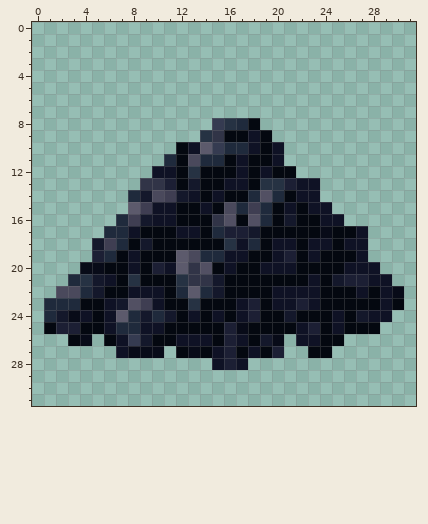
One commit to this pixel-art sprite: assets/game/Objects/coal_pile.png. Above: the version before the commit.
The file is 32x32 pixels.
Now the later version:
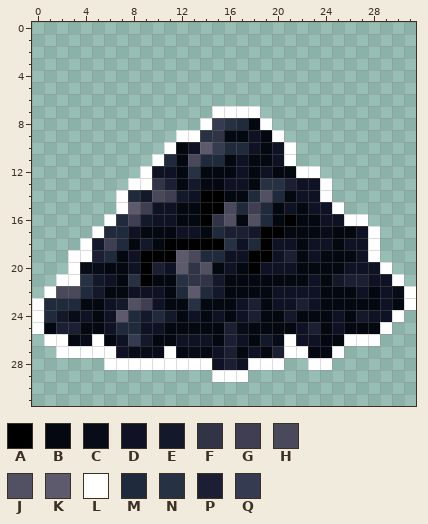
Palette (. is transparent): A #000000  B #040810  C #080b18  D #0f1225  E #14182b  F #313447  G #3f3e52  H #4a495c  J #525063  K #5c5a6c  L #ffffff  M #1f2a3c  N #263243  P #1c1f34  Q #353b51
What changed:
Changed rows in their new state; - is an unchanged pixel.
first column x 0:
 7 ---------------LLLL-------------
 8 --------------L----L------------
 9 ------------LL------L-----------
10 -----------L---------L----------
11 ----------L----------L----------
12 ---------L------------LL--------
13 --------LL--------------L-------
14 -------L------AA--------L-------
15 -------L------AA---------L------
16 ------L-------A------A----LL----
17 -----L-------------AA-------L---
18 ----L------AAAAA---A--------L---
19 ---LL----AAA------AA--------L---
20 ---L-----A--------A----------L--
21 --LL-----A--------------------L-
22 -L-----------------------------L
23 L------------------------------L
24 L-----------------------------L-
25 L----------------------------L--
26 -LL--L---------------L----LLL---
27 --LLLLL----L---------LL--L------
28 ------LLLLLLLLL---LLL--LL-------
29 ---------------LLL--------------
Changed places in both pictures, as pixel boxes (x1, y1, x2, y2):
changed: (32, 106, 416, 382)
